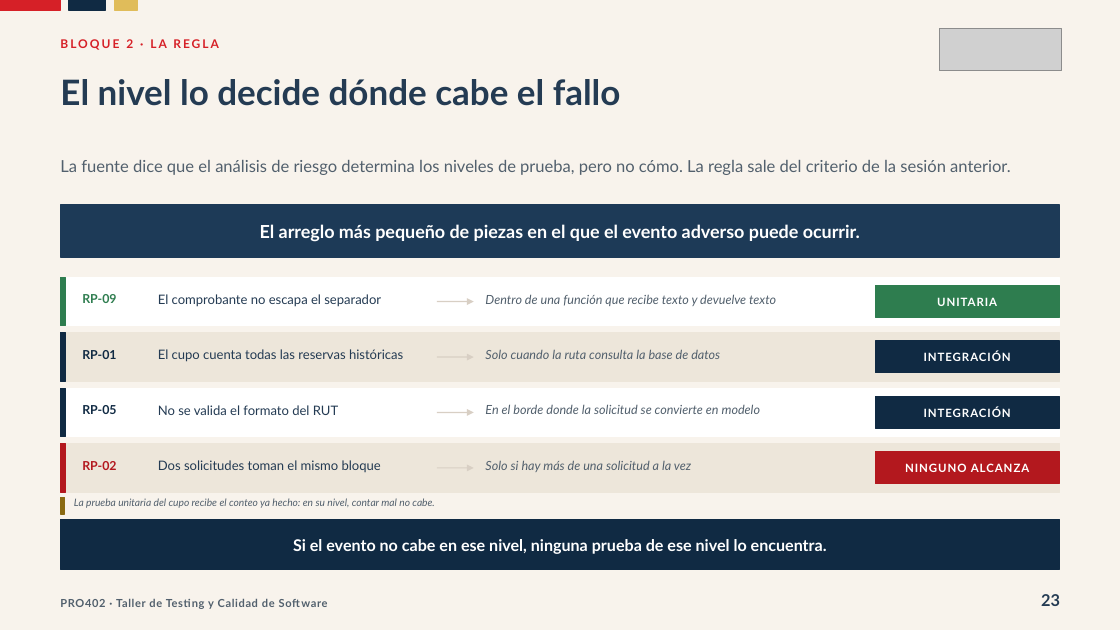
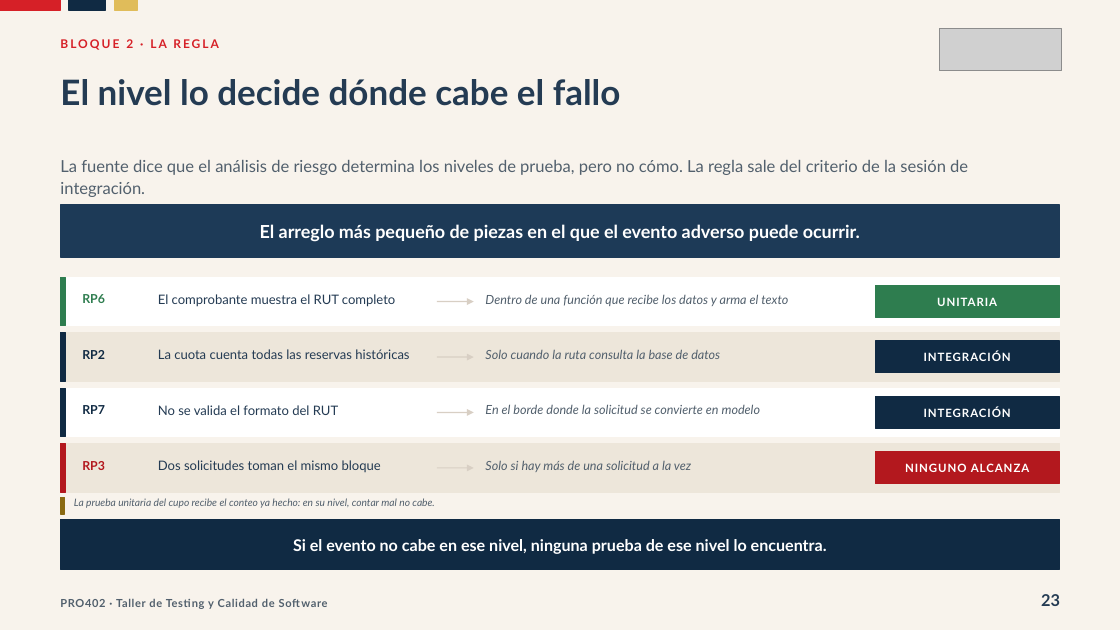
Before and after one commit to Dieg0Code/pro402-taller-de-testing-2026, a slide deck: slide 23 of clases/semana-05/02/ppt/Clase-14-Que-Se-Decidio-Probar.pptx. Drawn at 1120x630 pixels with LibreOffice and Linux fonts; fonts in the diff are those of the drawing; grey boxes stand for pictures. Boxes give left, top, right and bottom in pixels: in the first picture for what was removed or moved away, otherwise in the second. Text is boxed around its words. In the diff, an @@ line names an element or a change of style, - is before the commit and + after.

```diff
--- a/clases/semana-05/02/ppt/Clase-14-Que-Se-Decidio-Probar.pptx
+++ b/clases/semana-05/02/ppt/Clase-14-Que-Se-Decidio-Probar.pptx
@@ text at (60,160,968,197): text changed @@
-La fuente dice que el análisis de riesgo determina los niveles de prueba, pero no cómo. La regla sale del criterio de la sesión anterior.
+La fuente dice que el análisis de riesgo determina los niveles de prueba, pero no cómo. La regla sale del criterio de la sesión de integración.
@@ text at (82,294,105,303): text changed @@
-RP-09
+RP6
@@ text at (158,294,395,307): text changed @@
-El comprobante no escapa el separador
+El comprobante muestra el RUT completo
@@ text at (485,294,788,306): text changed @@
-Dentro de una función que recibe texto y devuelve texto
+Dentro de una función que recibe los datos y arma el texto
@@ text at (82,350,105,359): text changed @@
-RP-01
+RP2
@@ text at (158,349,409,359): text changed @@
-El cupo cuenta todas las reservas históricas
+La cuota cuenta todas las reservas históricas
@@ text at (82,405,105,414): text changed @@
-RP-05
+RP7
@@ text at (82,461,105,470): text changed @@
-RP-02
+RP3
```
Also in this commit, not shown: 23 other slides changed, 2 other files.
